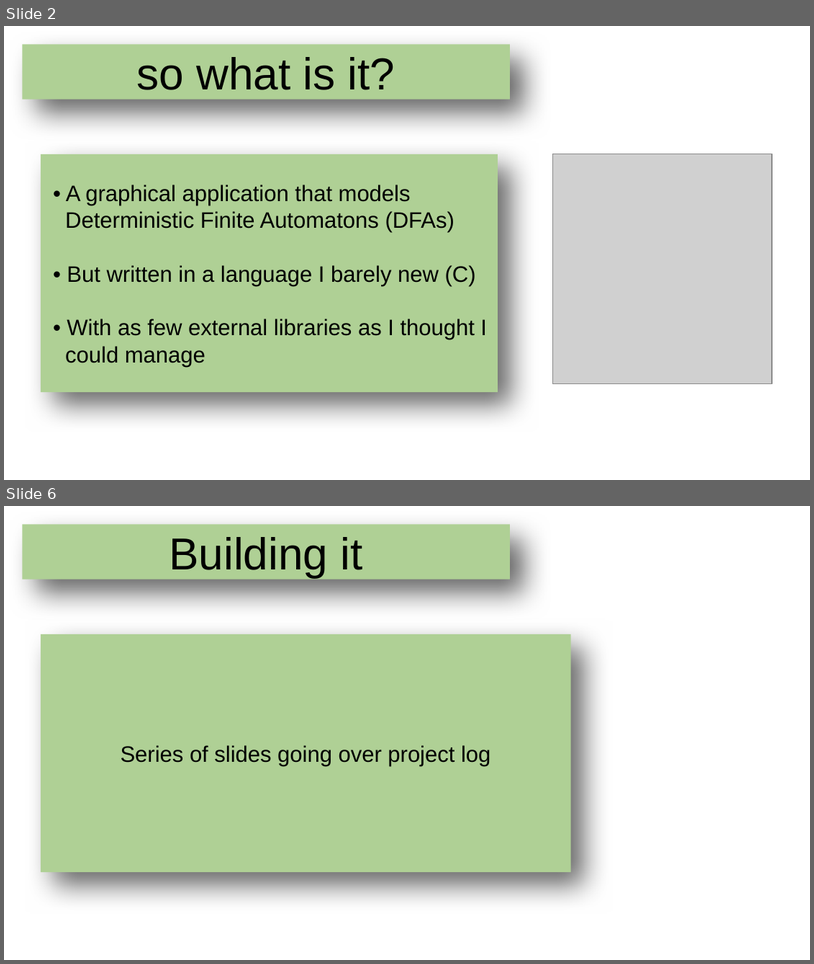
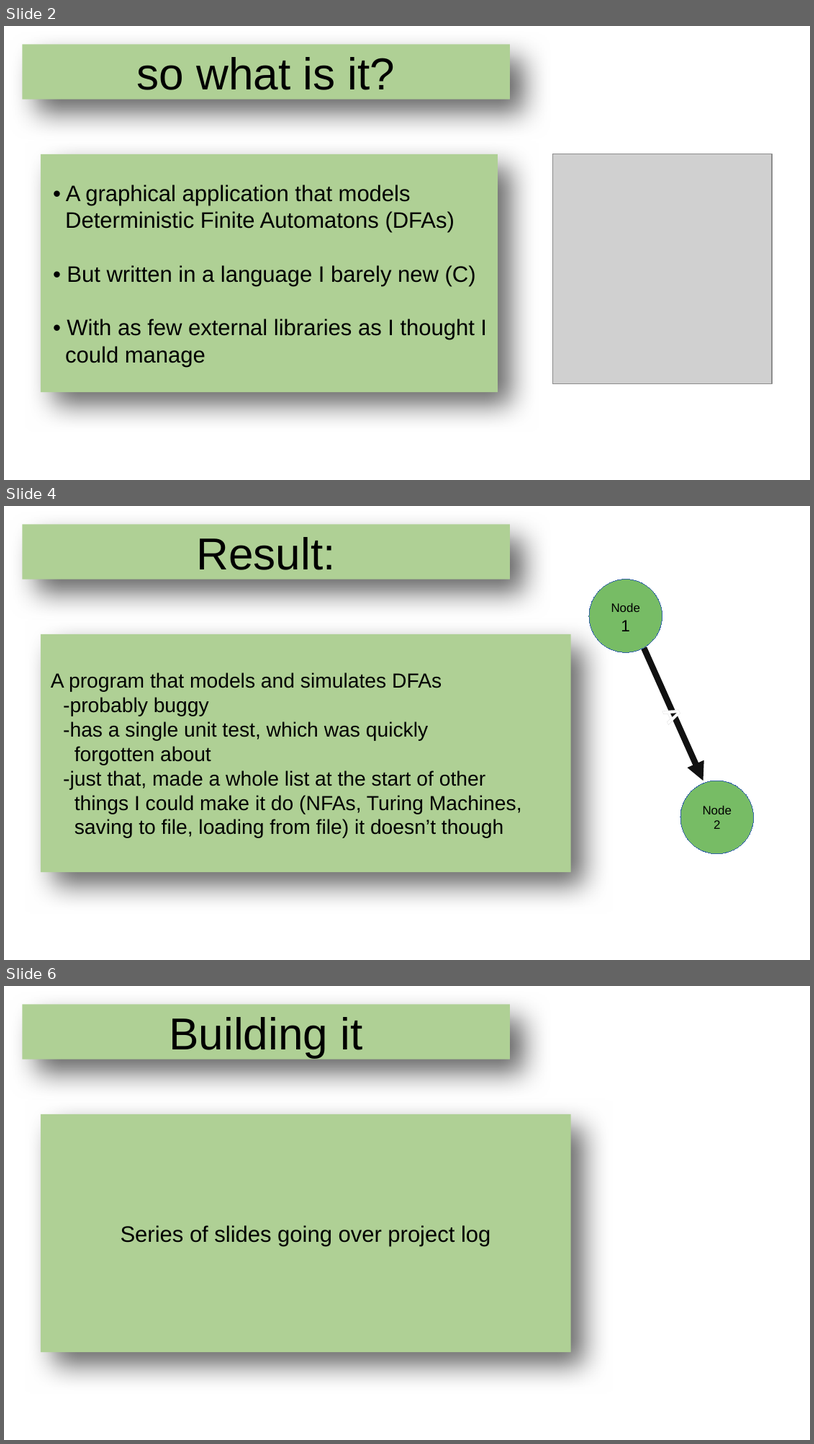
Before and after one commit to echoofskyz/ugrproj, a slide deck: docs/presentation.odp. Shown one above the other, each under a label of ours: slides 2 and 6 before the commit, slides 2, 4 and 6 after it; the slides between them are not shown. The pictures are 814x964 and 814x1444 pixels, drawn with LibreOffice and Linux fonts; fonts in the diff are those of the drawing; grey boxes stand for pictures; background and template pictures are left out. Boxes give left, top, right and bottom in pixels: in the first picture for what was removed or moved away, otherwise in the second. Text is boxed around its words. In the diff, an @@ line names an element or a change of style, - is before the commit and + after.

```diff
--- a/docs/presentation.odp
+++ b/docs/presentation.odp
@@ slide 4 added at (x1=4, y1=506, x2=810, y2=960), background picture (left out) @@
@@ title added at (x1=22, y1=524, x2=510, y2=579), fill #AFD095, 44 pt, text #000000 @@
+Result:
@@ ellipse added at (x1=589, y1=579, x2=663, y2=652), fill #77BC65, outline #3465A4 0 pt, 12 pt, text #000000 @@
+Node 1
@@ title added at (x1=41, y1=634, x2=571, y2=872), fill #AFD095, 20 pt, text #000000 @@
+A program that models and simulates DFAs
+-probably buggy
+-has a single unit test, which was quickly
+forgotten about
+-just that, made a whole list at the start of other
+things I could make it do (NFAs, Turing Machines,
+saving to file, loading from file) it doesn’t though
@@ line added at (x1=644, y1=648, x2=704, y2=780), outline #111111 6.01 pt, 22 pt, text #FFFFFF, bold @@
+A
@@ ellipse added at (x1=681, y1=780, x2=754, y2=854), fill #77BC65, outline #3465A4 0 pt, 12 pt, text #000000 @@
+Node 2
```
Also in this commit, not shown: 2 slides changed, 1 slide removed.
